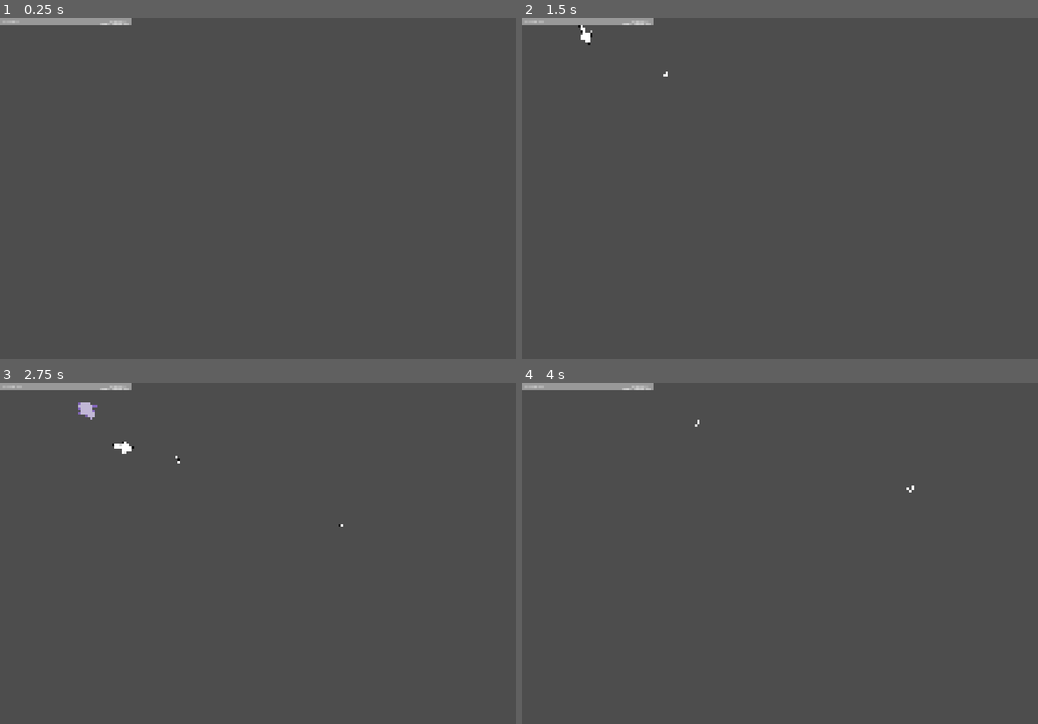
Above: before the commit, frames 1-4 (two rows, left to right).
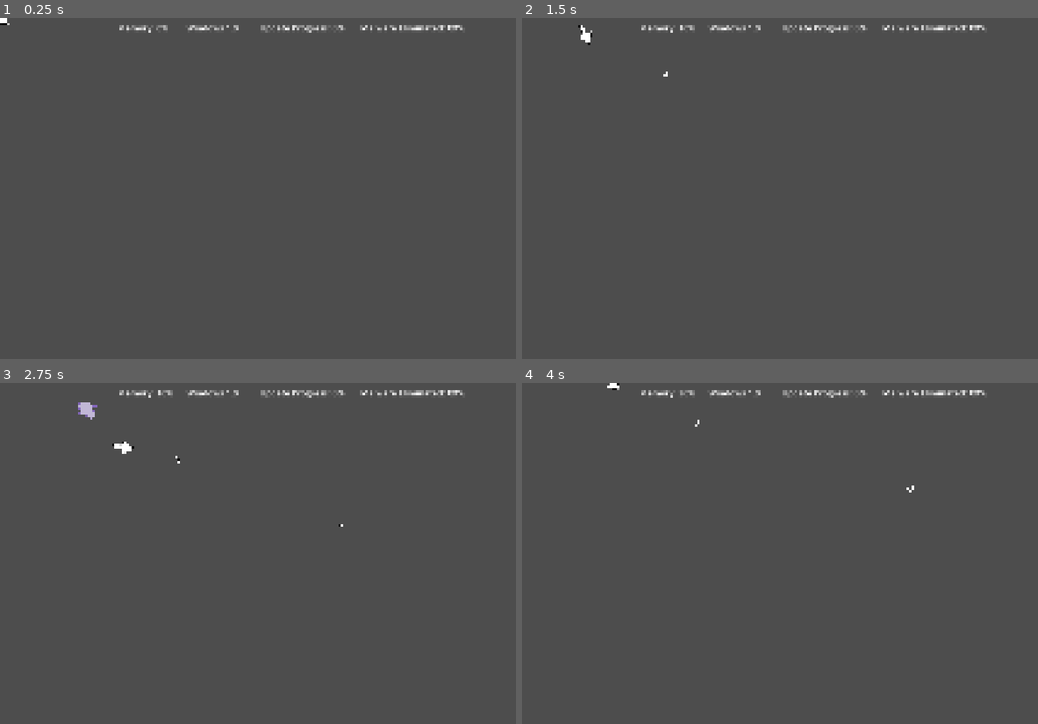
Above: after the commit, the same moments.

Repository: HaroldHuynh/2026GameJam
Game: Godot game, scene res://player/player_test_level.tscn
Same seed, same stepped clock (60 frames per second), same inputs: the game is played once before the commit and once after it.
Inputs (mouse positions are in pixels of both pictures, inside the frame that each line leads up to):
- Up to frame 1 (0.25 s): no input
- Up to frame 2 (1.5 s): tap Enter at 0.5, 1.35 s; move the mouse to (893, 171) at 0.52 s; hold D (right) 0.53-1.28 s; tap Space (attack) at 0.6 s; move the mouse to (676, 205) at 1.27 s; hold S (down) from 1.28 s (still down)
- Up to frame 3 (2.75 s): move the mouse to (309, 478) at 2.02 s; release S (down) at 2.03 s; hold D (right) from 2.03 s (still down); tap Space (attack) at 2.1 s
- Up to frame 4 (4 s): move the mouse to (754, 621) at 2.77 s; release D (right) at 2.78 s; hold W (up) 2.78-3.53 s; tap Enter at 2.85 s; move the mouse to (934, 604) at 3.52 s; hold A (left) from 3.53 s (still down); tap Space (attack) at 3.6 s

The runs differ from the first frame. In frame 1, 1.1% of the frame differs, in the area x 0-90%, y 0-5%; in frame 2, 1.1%; in frame 3, 1.1%; in frame 4, 1.1%.

Commit message:
change hud

Diff:
--- a/player/hud.tscn
+++ b/player/hud.tscn
@@ -5,27 +5,39 @@
 [node name="Hud" type="CanvasLayer" unique_id=731691075]
 
 [node name="Panel" type="Panel" parent="." unique_id=769030547]
+visible = false
 offset_right = 768.0
 offset_bottom = 48.0
 theme_override_styles/panel = SubResource("StyleBoxFlat_imrot")
 
 [node name="HPLabel" type="Label" parent="." unique_id=1859589680]
-offset_left = 20.0
-offset_top = 4.0
-offset_right = 123.0
-offset_bottom = 27.0
+offset_left = 690.0
+offset_top = 23.0
+offset_right = 990.0
+offset_bottom = 92.0
+theme_override_font_sizes/font_size = 50
 text = "Memory: 0%"
 
 [node name="EXPLabel" type="Label" parent="." unique_id=559406617]
-offset_left = 588.0
-offset_top = 22.0
-offset_right = 748.0
-offset_bottom = 45.0
+offset_left = 1522.0
+offset_top = 23.0
+offset_right = 2020.0
+offset_bottom = 92.0
+theme_override_font_sizes/font_size = 50
 text = "Update Progress: 0%"
 
 [node name="LevelLabel" type="Label" parent="." unique_id=1242894387]
-offset_left = 638.0
-offset_top = 4.0
-offset_right = 745.0
-offset_bottom = 27.0
+offset_left = 1092.0
+offset_top = 23.0
+offset_right = 1424.0
+offset_bottom = 92.0
+theme_override_font_sizes/font_size = 50
 text = "Windows 1.00"
+
+[node name="CompletionLabel" type="Label" parent="." unique_id=1560587889]
+offset_left = 2115.0
+offset_top = 23.0
+offset_right = 2727.0
+offset_bottom = 92.0
+theme_override_font_sizes/font_size = 50
+text = "Malware Eliminated: XX%"
